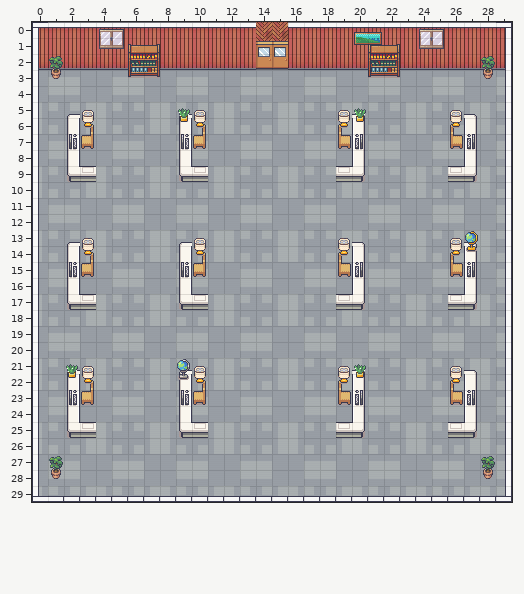
Two states of a Tiled map (JSON), data/maps/office.tmj. The picture above is the old version.
Cells are 16x16 px. Shown: x 0..29, y 0..29.
After the commit:
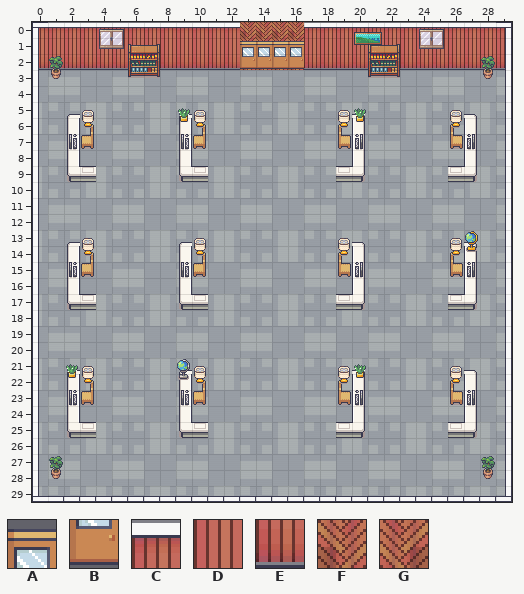
Key: from "Interiors_free_16x16": A 396, B 412; from "Tileset_16x16_9": C 14, D 24, E 34, F 44 flipped up-down, G 44 turned 180.
_ is an empty cell.
Diff:
Layer "obj_groud":
y 0..1: x 13..16 _GG_ -> FFFF
y 2: x 13..16 ____ -> FFFF
Layer "obj_wall":
y 0: x 13 C -> _; x 16 C -> _
y 1: x 13 D -> _; x 16 D -> _
y 2: x 13 E -> _; x 16 E -> _
Layer "obj_obstruction_1":
y 1: x 13 _ -> A; x 16 _ -> A
y 2: x 13 _ -> B; x 16 _ -> B
Changed places in both pictures, as pixel boxes (x1, y1, x2, y2):
changed: (240, 22, 304, 70)
